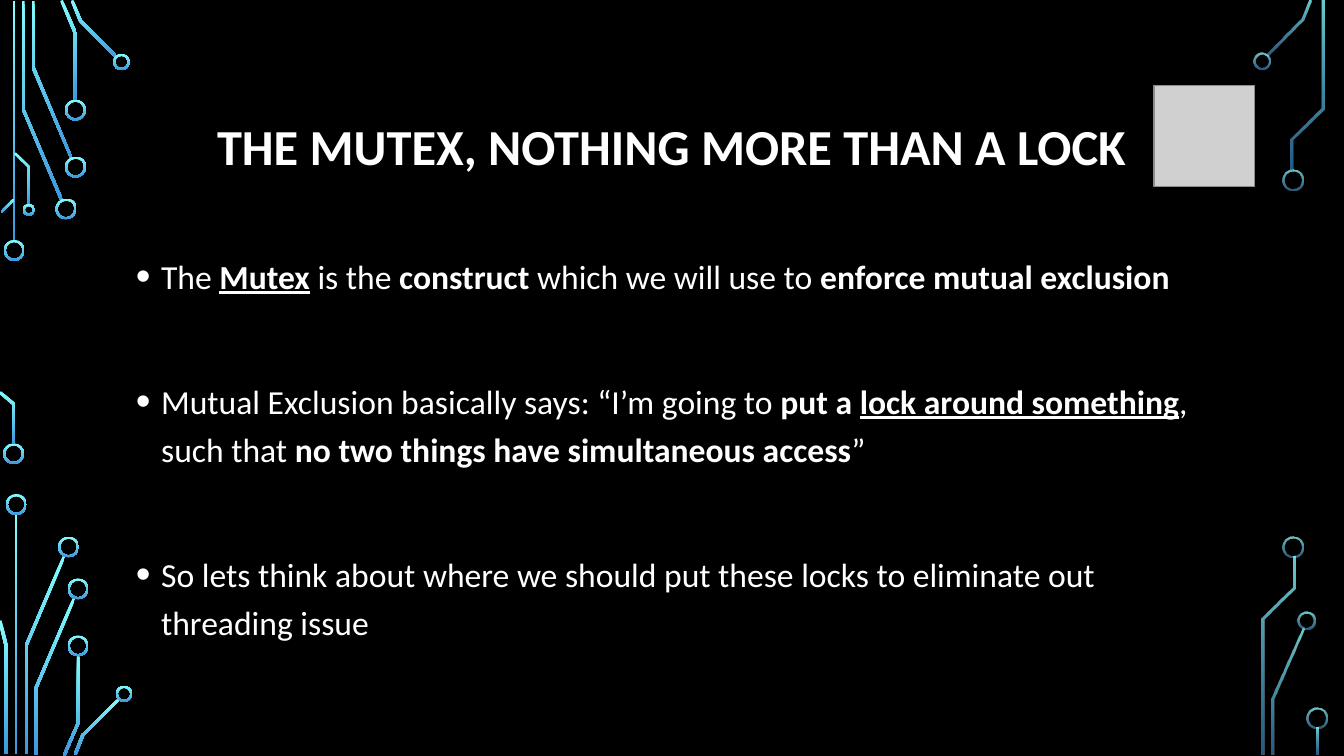
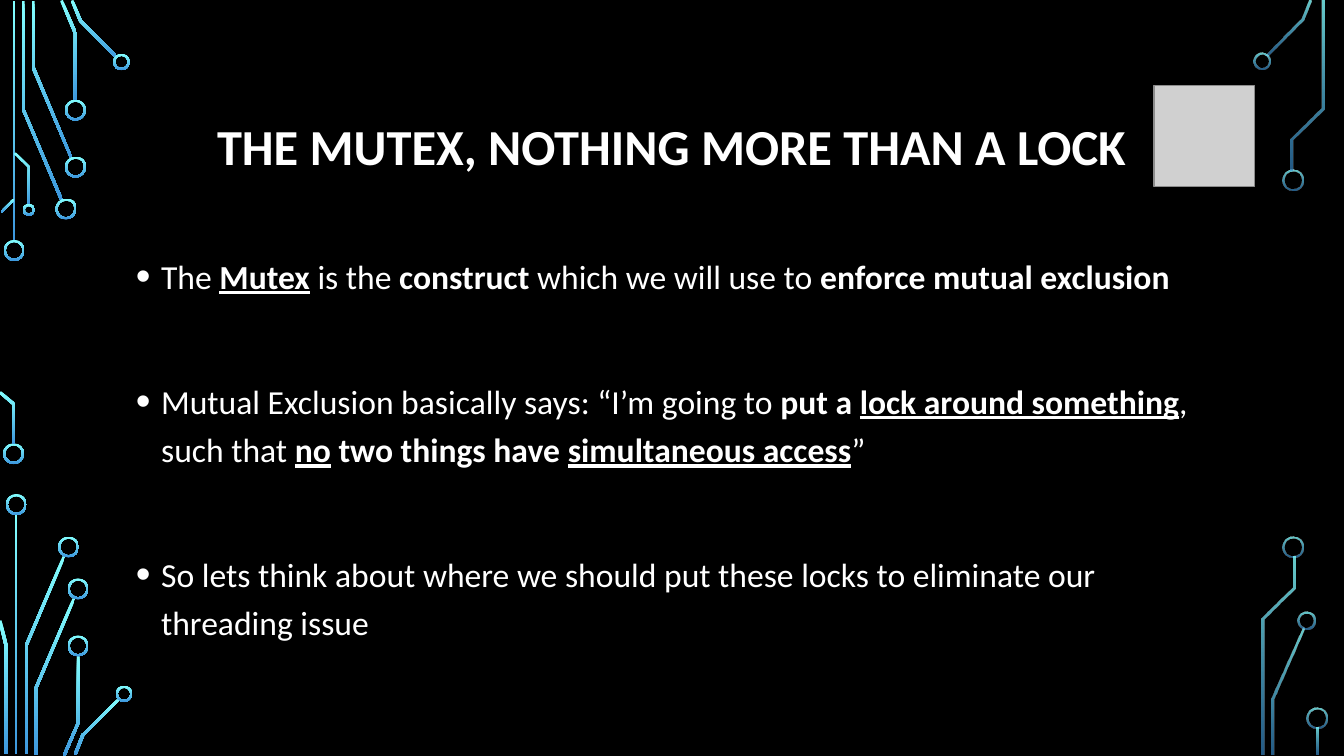
Before and after one commit to psypdt/Advanced_Summer_Course, a slide deck: slide 36 of Day3/Day_3.pptx. Drawn at 1344x756 pixels with LibreOffice and Linux fonts; fonts in the diff are those of the drawing; grey boxes stand for pictures; background and template pictures are left out. Boxes give left, top, right and bottom in pixels: in the first picture for what was removed or moved away, otherwise in the second. Text is boxed around its words. In the diff, an @@ line names an element or a change of style, - is before the commit and + after.

```diff
--- a/Day3/Day_3.pptx
+++ b/Day3/Day_3.pptx
@@ text at (x1=161, y1=390, x2=1188, y2=468): underline on in "no simultaneous access”" @@
@@ text at (x1=161, y1=563, x2=1095, y2=641): text changed @@
-• So lets think about where we should put these locks to eliminate out threading issue
+• So lets think about where we should put these locks to eliminate our threading issue
```
Also in this commit, not shown: 26 other slides changed, 1 slide added, 1 slide removed.
